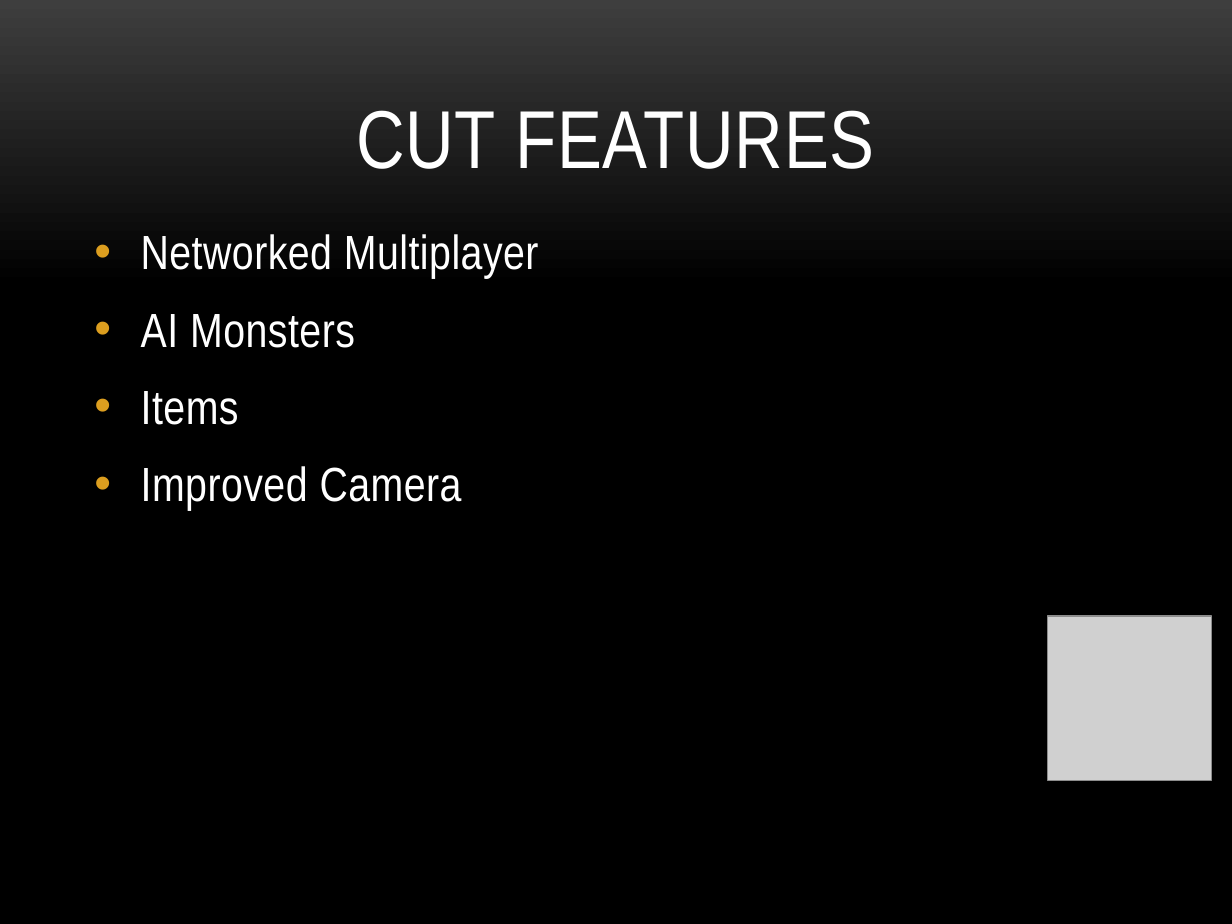
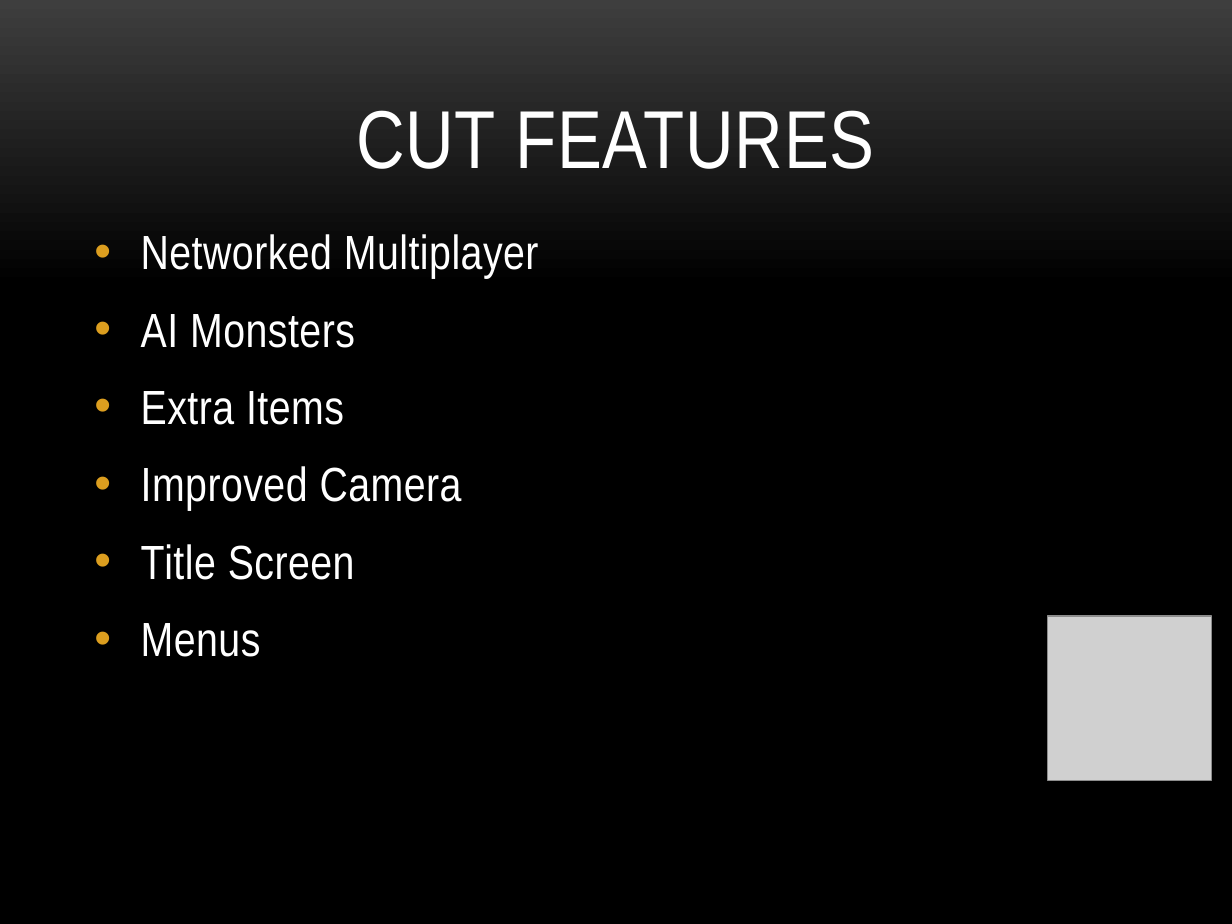
Before and after one commit to sadaust/Eevee-Hound-Final, a slide deck: slide 17 of elimbination_presentation_v5.pptx (slide 18 before the commit). Drawn at 1232x924 pixels with LibreOffice and Linux fonts; fonts in the diff are those of the drawing; grey boxes stand for pictures; background and template pictures are left out. Boxes give left, top, right and bottom in pixels: in the first picture for what was removed or moved away, otherwise in the second. Text is boxed around its words. In the diff, an @@ line names an element or a change of style, - is before the commit and + after.

```diff
--- a/elimbination_presentation_v5.pptx
+++ b/elimbination_presentation_v5.pptx
@@ text at [141, 391, 344, 425]: text changed @@
-• Items
+• Extra Items
@@ text at [141, 544, 355, 657]: paragraphs added @@
+• Title Screen
+• Menus
```
Also in this commit, not shown: 1 other slide changed, 1 slide added, 4 other files.
